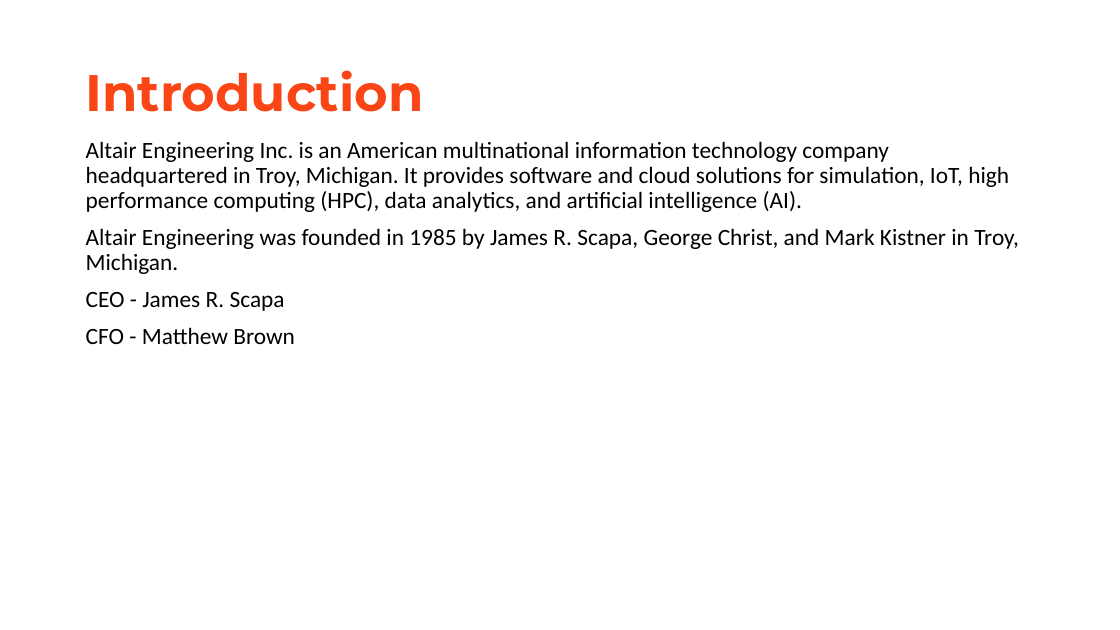
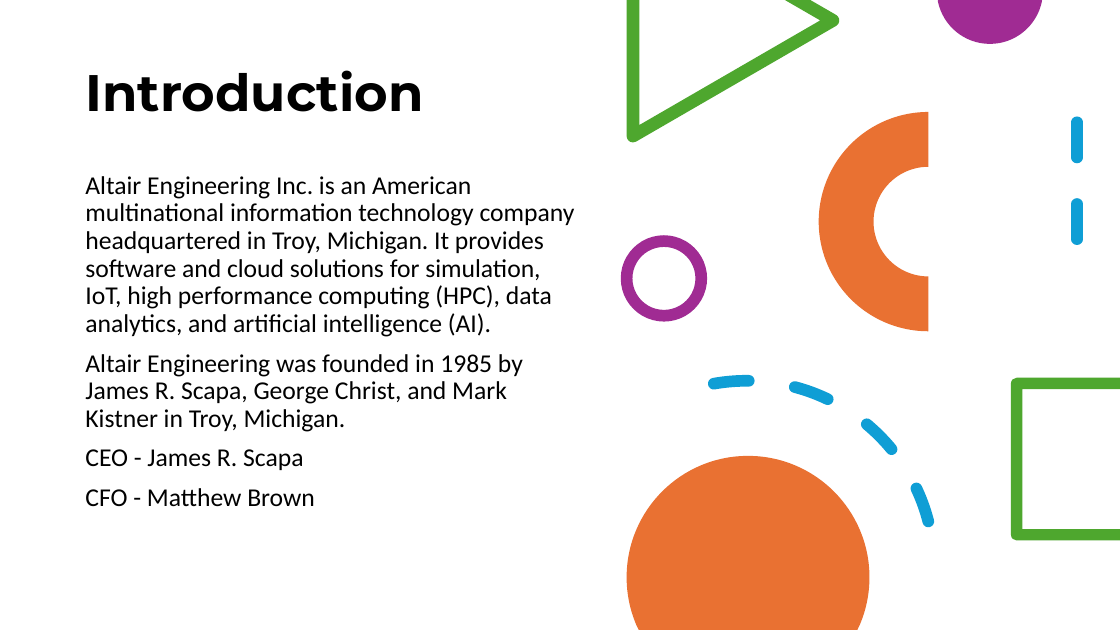
Before and after one commit to Laxmi530/General_Doc, a slide deck: slide 2 of Akshata Seth (2).pptx. Drawn at 1120x630 pixels with LibreOffice and Linux fonts; fonts in the diff are those of the drawing. Boxes give left, top, right and bottom in pixels: in the first picture for what was removed or moved away, otherwise in the second. Text is boxed around its words. In the diff, an @@ line names an element or a change of style, - is before the commit and + after.

```diff
--- a/Akshata Seth (2).pptx
+++ b/Akshata Seth (2).pptx
@@ freeform shape added at (627,0,839,143), fill #4EA72E @@
@@ freeform shape added at (938,0,1042,44), fill #A02B93 @@
@@ title "Introduction" at (85,70,423,112): text colour #FA4616 to #000000 @@
@@ arch (boxed as its full ring) added at (819,112,1038,331), fill #E97132 @@
@@ line added from (1077, 123) to (1077, 269), #0F9ED5 10 pt dashed @@
@@ text "Altair Engineering Inc. is an ...": place and size @@
-text "Altair Engineering Inc. is an ..." at (86,141,1019,344)
+text "Altair Engineering Inc. is an ..." at (85,176,575,506)
@@ text "Altair Engineering Inc. is an ..." at (85,176,575,506): size 20 to 22 pt @@
@@ ellipse added at (627,241,702,316), outline #A02B93 10 pt @@
@@ arc (boxed as its full ellipse) added at (530,351,965,630), outline #0F9ED5 10 pt dashed @@
@@ freeform shape added at (1012,378,1120,541), fill #4EA72E @@
@@ freeform shape added at (627,456,870,630), fill #E97132 @@
```
Also in this commit, not shown: 2 slides added, 1 slide removed.
